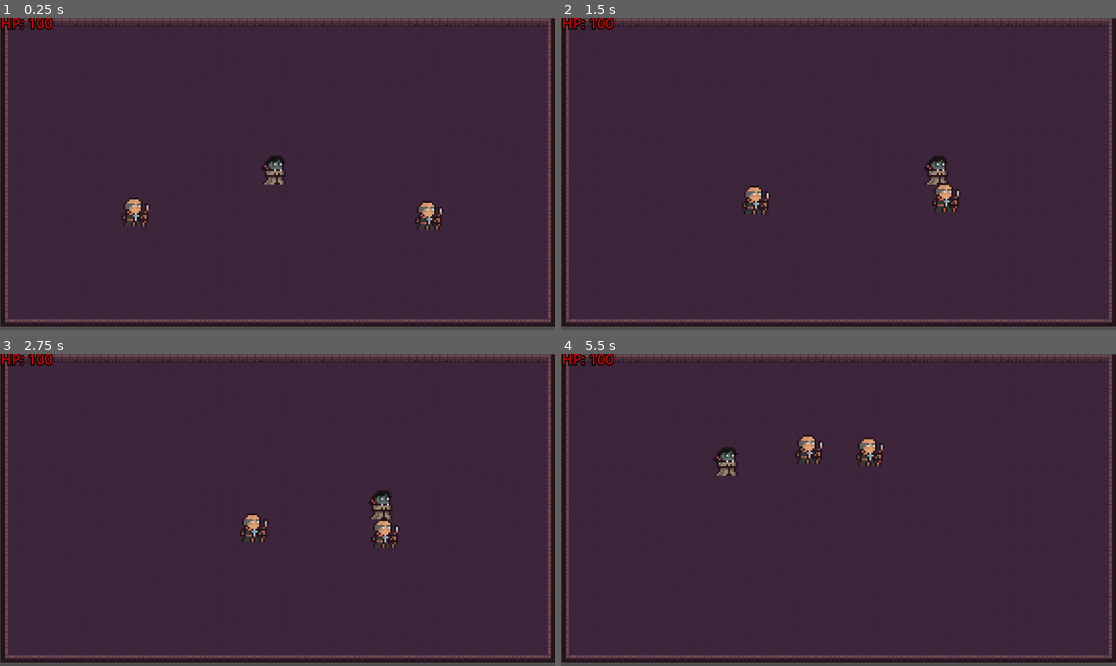
Above: before the commit, frames 1-4 (two rows, left to right).
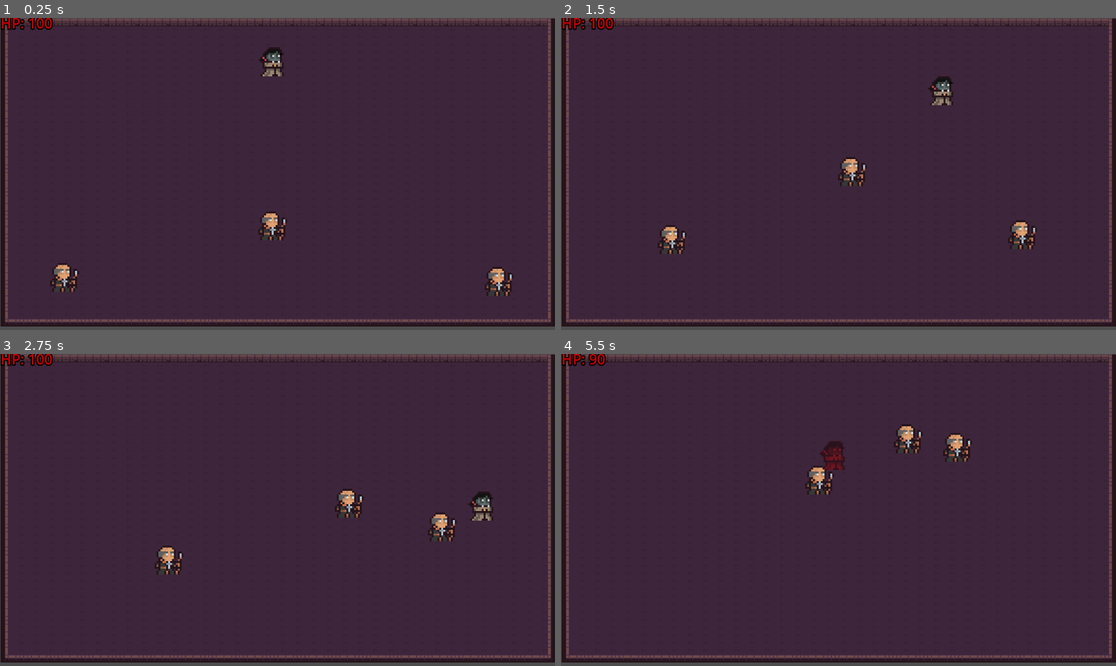
Above: after the commit, the same moments.

Repository: Unnamed-Roguelike-Game/Game
Game: Godot game, scene res://Game.tscn
The game is run twice, just before and just after one commit, with the same random seed, the same clock (stepped at 60 frames per second) and the same inputs.
Inputs:
- Up to frame 1 (0.25 s): no input
- Up to frame 2 (1.5 s): hold D (right) 0.53-1.28 s; hold S (down) from 1.28 s (still down)
- Up to frame 3 (2.75 s): release S (down) at 2.03 s; hold D (right) from 2.03 s (still down)
- Up to frame 4 (5.5 s): release D (right) at 2.78 s; hold W (up) 2.78-3.53 s; hold A (left) 3.53-5.03 s; hold S (down) from 5.03 s (still down)

The runs differ from the first frame. In frame 1, 2.1% of the frame differs, in the area x 9-93%, y 9-90%; in frame 2, 2.1%; in frame 3, 2.0%; in frame 4, 2.2%, in the area x 4-74%, y 0-45%.

Commit message:
A2.3 Character Hitbox A2.4 Character Death (#155)
* I think making the enemies have the hitbox for contact damage is easier and makes more sense. maybe not tho. The way its written, Player is addressed once and the hitbox and its properties copied when duplicating enemies. Player hitbox could be for projectiles once we have them...

* Switched the hitbox to be on the player instead of the enemy. Created a list in 'Player.gd' that tracks which enemies are in the hitbox using onbodyentered and onbodyexited node signals.

* Allowed the player to die at 0 HP

* Added I-frames using a timer. Modulates visibility and color of the player to show I-frames. Modulation can be replaced or combined  with hurt animation later. Let me know what you think.

* Cleaned up some empty lines of code. ALSO noticed that after the player dies, there is a bunch of errors coming from Enemy.gd and HP.gd. Should be looked into.

* comment on tweens. dont quote

Diff:
--- a/Unnamed Roguelike Game/Enemy.gd
+++ b/Unnamed Roguelike Game/Enemy.gd
@@ -6,9 +6,9 @@
 var ENEMY_SPEED = 100.0
 
 func _physics_process(delta):
+	if get_node("../../Player") != null:
+		var direction_of_player = (player.position - self.position).normalized()
 
-	var direction_of_player = (player.position - self.position).normalized()
+		velocity = (direction_of_player * ENEMY_SPEED * delta)
 
-	velocity = (direction_of_player * ENEMY_SPEED * delta)
-
-	move_and_collide(velocity)
+		move_and_collide(velocity)
--- a/Unnamed Roguelike Game/Game.tscn
+++ b/Unnamed Roguelike Game/Game.tscn
@@ -10,16 +10,19 @@
 [node name="Room" parent="." instance=ExtResource("1_2tscc")]
 
 [node name="Player" parent="." instance=ExtResource("2_5qbtk")]
-position = Vector2(552, 317)
+position = Vector2(548, 92)
 
 [node name="EnemyGroup" type="Node2D" parent="."]
 position = Vector2(-10, 12)
 
 [node name="Enemy" parent="EnemyGroup" instance=ExtResource("3_j2fa5")]
-position = Vector2(249, 398)
+position = Vector2(108, 546)
 
 [node name="Enemy2" parent="EnemyGroup" instance=ExtResource("3_j2fa5")]
-position = Vector2(906, 405)
+position = Vector2(1045, 553)
+
+[node name="Enemy3" parent="EnemyGroup" instance=ExtResource("3_j2fa5")]
+position = Vector2(558, 446)
 
 [node name="Camera2D" type="Camera2D" parent="."]
 position = Vector2(559, 323)
--- a/Unnamed Roguelike Game/HP.gd
+++ b/Unnamed Roguelike Game/HP.gd
@@ -8,4 +8,7 @@
 
 # Called every frame. 'delta' is the elapsed time since the previous frame.
 func _process(delta):
-	text = "HP: " + str(get_node("../../Player").get("player_health"))
+	if get_node("../../Player") != null:
+		text = "HP: " + str(get_node("../../Player").get("player_health"))
+	else:
+		text = "You have died"
--- a/Unnamed Roguelike Game/Player.gd
+++ b/Unnamed Roguelike Game/Player.gd
@@ -3,6 +3,9 @@
 var player_speed = 300.0
 
 @onready var player_health = 100
+
+var enemies_in_hitbox = []
+
 
 func _physics_process(delta):
 
@@ -10,3 +13,47 @@
 	velocity = input_direction * player_speed * delta
 
 	move_and_collide(velocity)
+
+
+func _player_death():
+	if player_health <= 0:
+		self.queue_free()
+
+
+func _player_hit():
+	player_health -= 10
+	_player_death()
+	modulate.a = 0.5
+	modulate.b = 0
+	modulate.g = 0
+	$Hurt_Timer.start()
+	#Psuedo Hurt animation to show when I-Frames start/end
+	var tween = get_tree().create_tween()
+	var tween2 = get_tree().create_tween()
+	var tween3 = get_tree().create_tween()
+	tween.tween_property(self, "modulate:a", 1, 1.5)
+	tween2.tween_property(self, "modulate:b", 1, 1)
+	tween3.tween_property(self, "modulate:g", 1, 1)
+
+
+func _on_hurtbox_body_entered(body):
+	if "Enemy" in body.name:
+		if enemies_in_hitbox.is_empty():
+			enemies_in_hitbox.push_back(body.name)
+		if modulate.a == 1:
+			_player_hit()
+		#print(enemies_in_hitbox)
+
+
+func _on_hurtbox_body_exited(body):
+	if "Enemy" in body.name:
+		enemies_in_hitbox.pop_back()
+		#print(enemies_in_hitbox)
+
+
+func _on_hurt_timer_timeout():
+	modulate.a = 1
+	modulate.b = 1
+	modulate.g = 1
+	if !enemies_in_hitbox.is_empty():
+		_player_hit()
--- a/Unnamed Roguelike Game/Player.tscn
+++ b/Unnamed Roguelike Game/Player.tscn
@@ -22,6 +22,10 @@
 "speed": 5.0
 }]
 
+[sub_resource type="CapsuleShape2D" id="CapsuleShape2D_pcabg"]
+radius = 7.5
+height = 17.5
+
 [node name="Player" type="CharacterBody2D"]
 scale = Vector2(4, 4)
 motion_mode = 1
@@ -36,3 +40,17 @@
 [node name="AnimatedSprite2D" type="AnimatedSprite2D" parent="."]
 sprite_frames = SubResource("SpriteFrames_rjec6")
 metadata/_edit_lock_ = true
+
+[node name="Hurtbox" type="Area2D" parent="."]
+
+[node name="CollisionShape2D" type="CollisionShape2D" parent="Hurtbox"]
+shape = SubResource("CapsuleShape2D_pcabg")
+debug_color = Color(0.988235, 0, 0.286275, 0)
+
+[node name="Hurt_Timer" type="Timer" parent="."]
+wait_time = 1.5
+one_shot = true
+
+[connection signal="body_entered" from="Hurtbox" to="." method="_on_hurtbox_body_entered"]
+[connection signal="body_exited" from="Hurtbox" to="." method="_on_hurtbox_body_exited"]
+[connection signal="timeout" from="Hurt_Timer" to="." method="_on_hurt_timer_timeout"]
Not shown: 1 places in Unnamed Roguelike Game/Game.tscn that only renumber resources
Not shown: 1 places in Unnamed Roguelike Game/Player.tscn that only renumber resources
Not shown: 1 places in Unnamed Roguelike Game/Room.tscn that only renumber resources
